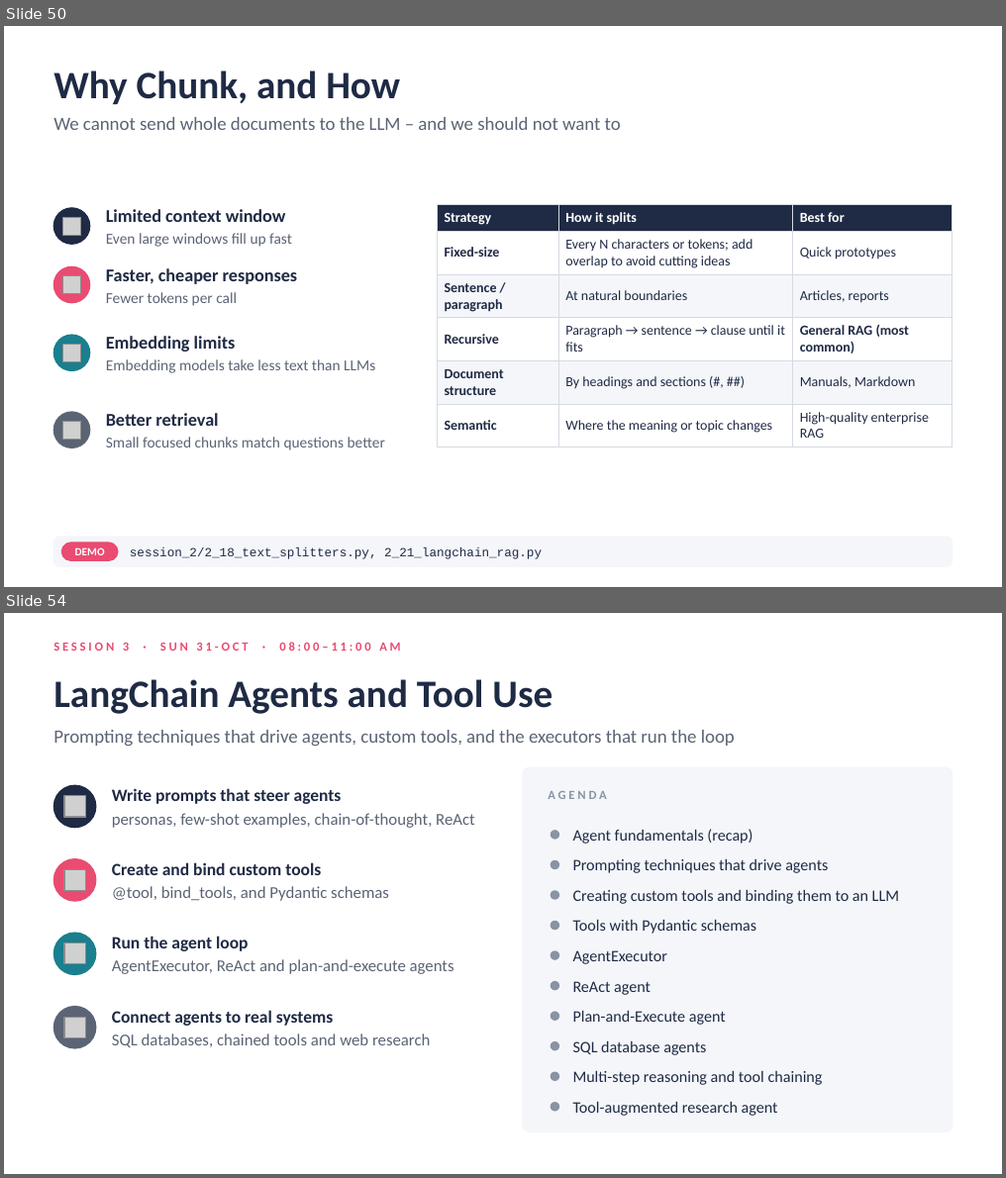
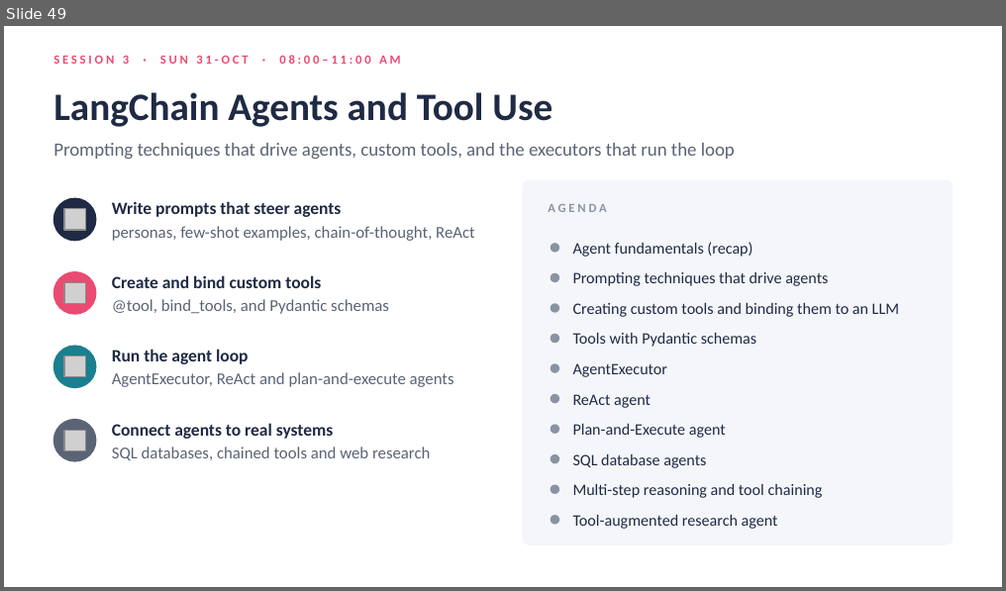
Before and after one commit to atulkahatecdac/agenticai, a slide deck: 16_PGP-Agentic/PGP_Agentic_AI.pptx. Shown one above the other, each under a label of ours: slides 50 and 54 before the commit, slide 49 after it; the slides between them are not shown. The pictures are 1006x1178 and 1006x591 pixels, drawn with LibreOffice and Linux fonts; fonts in the diff are those of the drawing; grey boxes stand for pictures. Boxes give left, top, right and bottom in pixels: in the first picture for what was removed or moved away, otherwise in the second. Text is boxed around its words. In the diff, an @@ line names an element or a change of style, - is before the commit and + after.

```diff
--- a/16_PGP-Agentic/PGP_Agentic_AI.pptx
+++ b/16_PGP-Agentic/PGP_Agentic_AI.pptx
@@ slide 50 removed at box(4, 26, 1002, 587), background #FFFFFF @@
@@ title removed at box(54, 71, 400, 104) @@
-Why Chunk, and How
@@ text removed at box(54, 117, 621, 130) @@
-We cannot send whole documents to the LLM – and we should not want to
@@ ellipse removed at box(54, 207, 90, 244) @@
@@ picture removed at box(62, 218, 81, 236) @@
@@ text removed at box(106, 209, 292, 247) @@
-Limited context window
-Even large windows fill up fast
@@ table removed at box(437, 204, 952, 442), 6 rows, 3 columns @@
-Strategy | How it splits | Best for
-Fixed-size | Every N characters or tokens; add overlap to avoid cutting ideas | Quick prototypes
-Sentence / paragraph | At natural boundaries | Articles, reports
-Recursive | Paragraph → sentence → clause until it fits | General RAG (most common)
-Document structure | By headings and sections (#, ##) | Manuals, Markdown
-Semantic | Where the meaning or topic changes | High-quality enterprise RAG
@@ ellipse removed at box(54, 268, 90, 303) @@
@@ picture removed at box(62, 275, 81, 293) @@
@@ text removed at box(106, 292, 237, 306) @@
-Faster, cheaper responses
-Fewer tokens per call
@@ ellipse removed at box(54, 335, 90, 372) @@
@@ picture removed at box(62, 345, 81, 363) @@
@@ text removed at box(106, 336, 375, 373) @@
-Embedding limits
-Embedding models take less text than LLMs
@@ ellipse removed at box(54, 412, 90, 448) @@
@@ picture removed at box(62, 421, 81, 439) @@
@@ text removed at box(106, 413, 385, 451) @@
-Better retrieval
-Small focused chunks match questions better
@@ rounded rectangle removed at box(54, 537, 952, 567) @@
@@ rounded rectangle removed at box(61, 543, 118, 561) @@
@@ text removed at box(75, 548, 105, 556) @@
-DEMO
@@ text removed at box(130, 548, 542, 560) @@
-session_2/2_18_text_splitters.py, 2_21_langchain_rag.py
@@ what was slide 54 is now slide 49 @@
```
Also in this commit, not shown: 16 slides changed, 2 slides added, 6 other slides removed, 27 other files.
